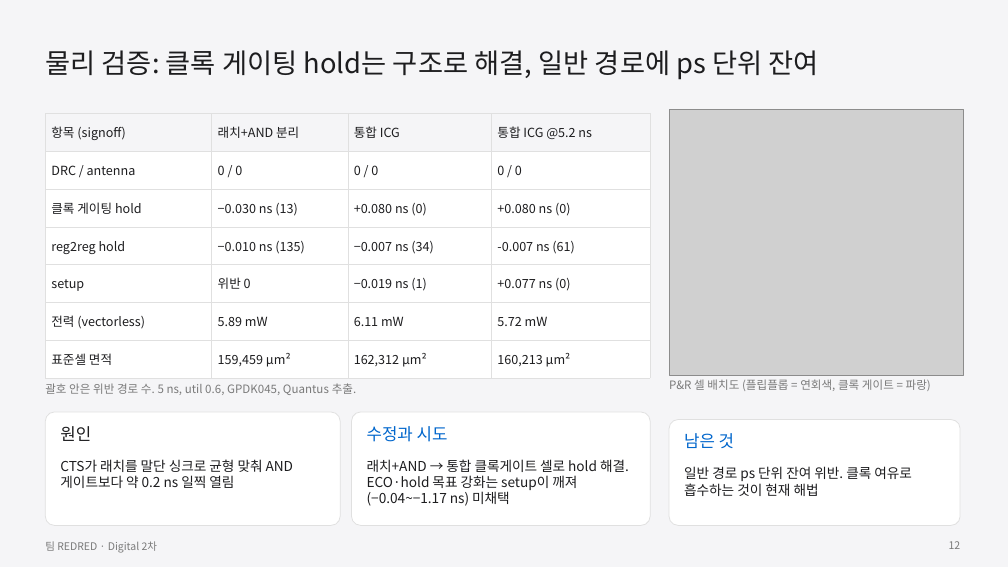
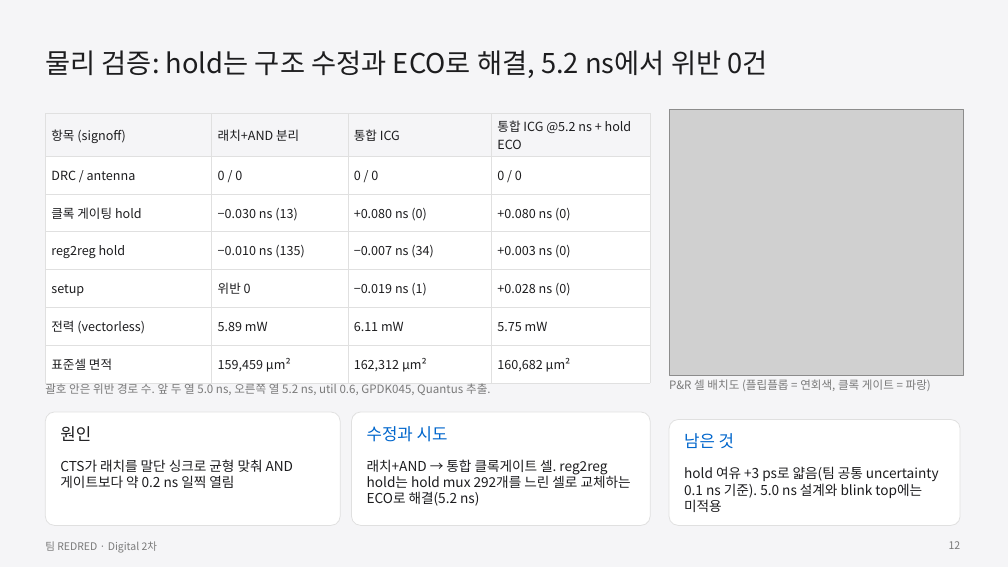
Before and after one commit to GangHeeJo/AI-SEMI, a slide deck: slide 12 of submission/REDRED_2차_발표자료.pptx. Drawn at 1008x567 pixels with LibreOffice and Linux fonts; fonts in the diff are those of the drawing; grey boxes stand for pictures. Boxes give left, top, right and bottom in pixels: in the first picture for what was removed or moved away, otherwise in the second. Text is boxed around its words. In the diff, an @@ line names an element or a change of style, - is before the commit and + after.

```diff
--- a/submission/REDRED_2차_발표자료.pptx
+++ b/submission/REDRED_2차_발표자료.pptx
@@ text at (x1=45, y1=50, x2=768, y2=78): text changed @@
-물리 검증: 클록 게이팅 hold는 구조로 해결, 일반 경로에 ps 단위 잔여
+물리 검증: hold는 구조 수정과 ECO로 해결, 5.2 ns에서 위반 0건
@@ table at (x1=45, y1=113, x2=650, y2=376) @@
-row 1, column 4: 통합 ICG @5.2 ns
+row 1, column 4: 통합 ICG @5.2 ns + hold ECO
-row 4, column 4: -0.007 ns (61)
+row 4, column 4: +0.003 ns (0)
-row 5, column 4: +0.077 ns (0)
+row 5, column 4: +0.028 ns (0)
-row 6, column 4: 5.72 mW
+row 6, column 4: 5.75 mW
-row 7, column 4: 160,213 µm²
+row 7, column 4: 160,682 µm²
@@ text at (x1=45, y1=383, x2=491, y2=395): text changed @@
-괄호 안은 위반 경로 수. 5 ns, util 0.6, GPDK045, Quantus 추출.
+괄호 안은 위반 경로 수. 앞 두 열 5.0 ns, 오른쪽 열 5.2 ns, util 0.6, GPDK045, Quantus 추출.
@@ text at (x1=367, y1=459, x2=631, y2=506): text changed @@
-래치+AND → 통합 클록게이트 셀로 hold 해결. ECO·hold 목표 강화는 setup이 깨져(−0.04~−1.17 ns) 미채택
+래치+AND → 통합 클록게이트 셀. reg2reg hold는 hold mux 292개를 느린 셀로 교체하는 ECO로 해결(5.2 ns)
@@ text at (x1=684, y1=466, x2=939, y2=512): text changed @@
-일반 경로 ps 단위 잔여 위반. 클록 여유로 흡수하는 것이 현재 해법
+hold 여유 +3 ps로 얇음(팀 공통 uncertainty 0.1 ns 기준). 5.0 ns 설계와 blink top에는 미적용
```
Also in this commit, not shown: 1 other slide changed, 3 other files.
